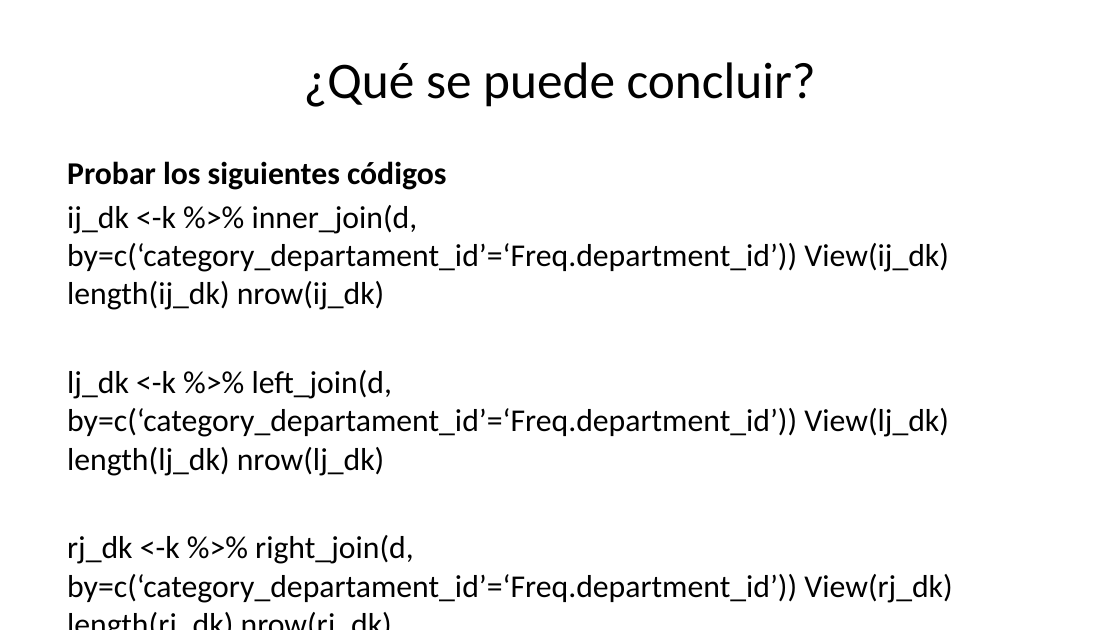
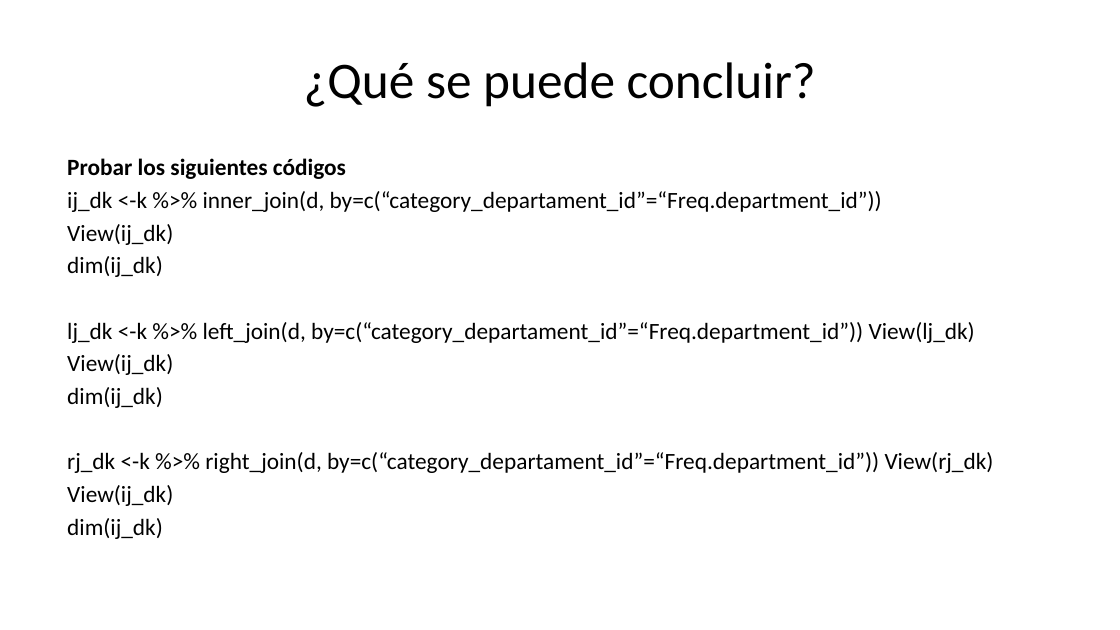
Before and after one commit to gdurang/Semana5, a slide deck: slide 10 of Tablas & Relaciones.pptx. Drawn at 1120x630 pixels with LibreOffice and Linux fonts; fonts in the diff are those of the drawing. Boxes give left, top, right and bottom in pixels: in the first picture for what was removed or moved away, otherwise in the second. Text is boxed around its words. In the diff, an @@ line names an element or a change of style, - is before the commit and + after.

Commit message:
Semana 5 actualizado

```diff
--- a/Tablas & Relaciones.pptx
+++ b/Tablas & Relaciones.pptx
@@ text at <box>67,158,346,179</box>: size 20.4 to 15 pt in "Probar los siguientes códigos" @@
@@ text at <box>67,191,994,539</box>: text changed; size 20.4 to 15 pt @@
-ij_dk <-k %>% inner_join(d, by=c(‘category_departament_id’=‘Freq.department_id’)) View(ij_dk) length(ij_dk) nrow(ij_dk)
-lj_dk <-k %>% left_join(d, by=c(‘category_departament_id’=‘Freq.department_id’)) View(lj_dk) length(lj_dk) nrow(lj_dk)
-rj_dk <-k %>% right_join(d, by=c(‘category_departament_id’=‘Freq.department_id’)) View(rj_dk) length(rj_dk) nrow(rj_dk)
+ij_dk <-k %>% inner_join(d, by=c(“category_departament_id”=“Freq.department_id”))
+View(ij_dk)
+dim(ij_dk)
+lj_dk <-k %>% left_join(d, by=c(“category_departament_id”=“Freq.department_id”)) View(lj_dk)
+View(ij_dk)
+dim(ij_dk)
+rj_dk <-k %>% right_join(d, by=c(“category_departament_id”=“Freq.department_id”)) View(rj_dk)
+View(ij_dk)
+dim(ij_dk)
```
